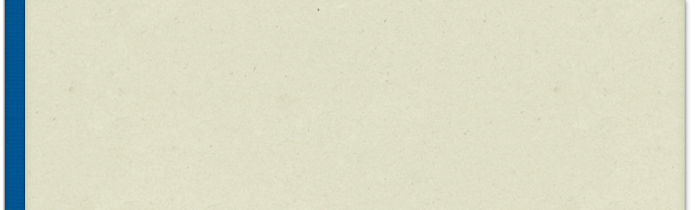
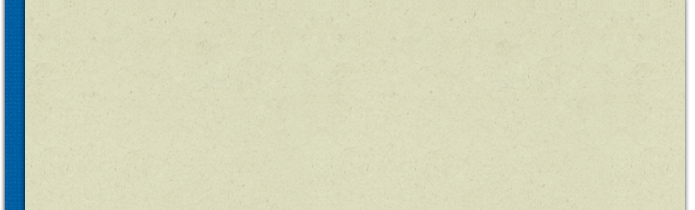
The second w=695, h=210 image is a revision of the first. Changes to its layers:
painted on "BACK" (2nd of 2, in "HOME - DETALLES - BODY" › "BACK") over (25, 0, 685, 210)
painted on "BLUE" (2nd of 2, in "HOME - DETALLES - BODY" › "BLUE") over (5, 0, 65, 210)
